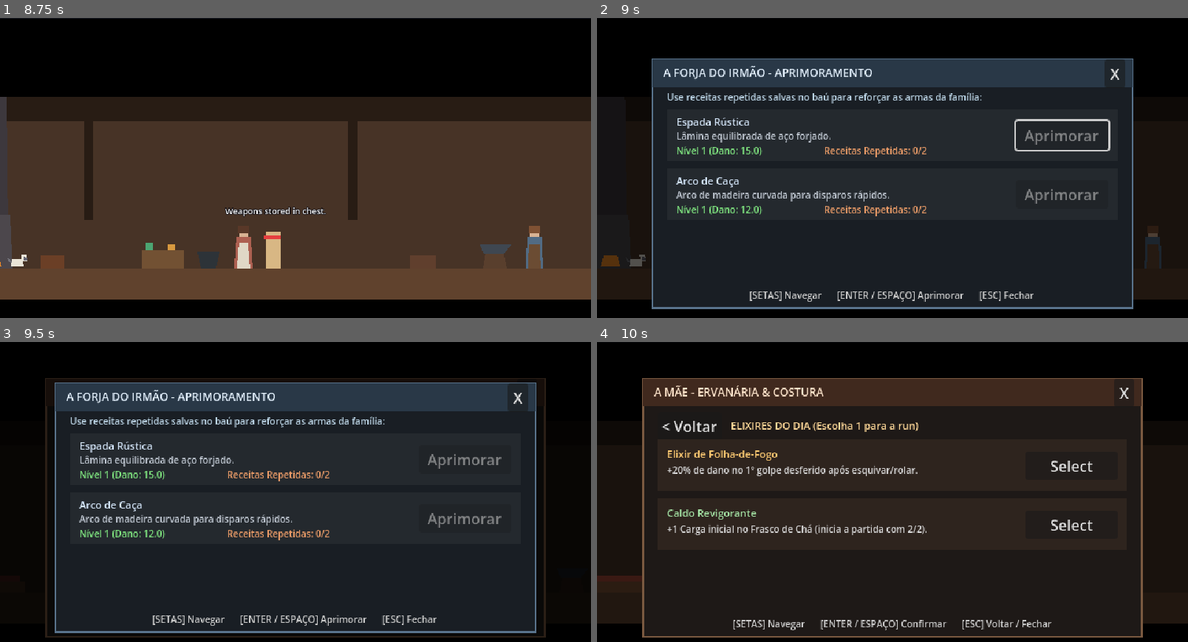
Above: before the commit, frames 1-4 (two rows, left to right).
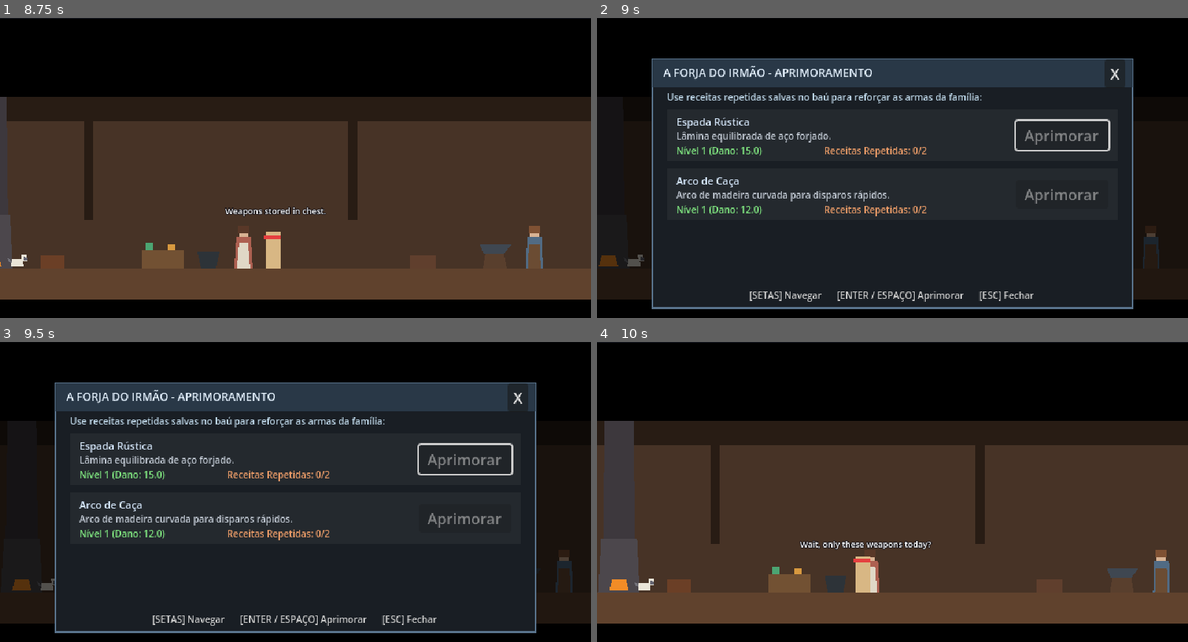
Above: after the commit, the same moments.

Repository: Theadrill/Godot-Roguelike-Prototype
Game: Godot game, scene res://src/world/hub/family_house.tscn
Same seed, same stepped clock (60 frames per second), same inputs: the game is played once before the commit and once after it.
Inputs (mouse positions are in pixels of both pictures, inside the frame that each line leads up to):
- Up to frame 1 (8.75 s): tap Enter (ui_accept) at 0.5 s; move the mouse to (395, 249) at 0.52 s; hold E (interact) 0.53-1.28 s; hold D (move_right) 0.53-2.03 s; click (395, 249) at 0.67 s; tap Space (jump) at 0.77, 0.8, 1.07, 1.35, 1.52, 1.82, 2.3, 3.02, 3.32, 4.52, 4.82, 6.02, 6.32, 7.52, 7.82, 8.3 s; move the mouse to (206, 258) at 1.27 s; click (206, 258) at 1.42 s; tap E (interact) at 1.55, 3.05, 4.35, 6.05, 7.55 s; move the mouse to (118, 135) at 2.02 s; press the mouse at (118, 135) at 2.03 s; hold A (move_left) 2.03-4.28 s; move the mouse to (325, 183) at 2.77 s; release the mouse at (325, 183) at 2.78 s; right-click (325, 183) at 2.85 s; click (325, 183) at 2.92 s; move the mouse to (206, 102) at 3.52 s; hold Space (jump) 3.53-4.28 s; tap Q (heal) at 3.6 s; click (206, 102) at 3.67 s; tap Escape (ui_cancel) at 4.15 s; move the mouse to (425, 168) at 4.27 s; hold D (move_right) 4.28-8.03 s; click (425, 168) at 4.42 s; move the mouse to (177, 201) at 5.02 s; hold Space (jump) 5.03-5.78 s; tap Keypad 2 (look_down) at 5.1 s; click (177, 201) at 5.17 s; move the mouse to (354, 111) at 5.77 s; tap Keypad 4 (look_left) at 5.85 s; click (354, 111) at 5.92 s; move the mouse to (265, 249) at 6.52 s; hold Space (jump) 6.53-7.28 s; tap Keypad 6 (look_right) at 6.6 s; click (265, 249) at 6.67 s; move the mouse to (472, 234) at 7.27 s; tap Keypad 8 (look_up) at 7.35 s; click (472, 234) at 7.42 s; move the mouse to (118, 135) at 8.02 s; hold A (move_left) from 8.03 s (still down); hold Shift (roll) from 8.03 s (still down); click (118, 135) at 8.17 s
- Up to frame 2 (9 s): keep holding A (move_left); move the mouse to (1128, 249) at 8.77 s; release Shift (roll) at 8.78 s; tap 1 (swap_weapon) at 8.85 s; click (1128, 249) at 8.92 s
- Up to frame 3 (9.5 s): keep holding A (move_left); tap Space (jump) at 9.02, 9.32 s; tap E (interact) at 9.05 s
- Up to frame 4 (10 s): release A (move_left) at 9.5 s; click "X" at 9.5 s

Frame 1 is identical in both runs. In frame 2, 0.2% of the frame differs, in the area x 0-96%, y 71-84%; in frame 3, 1.6%; in frame 4, 76%, in the area x 0-100%, y 12-99%.

Commit message:
fix(player): bloqueia movimentacao e acoes do personagem durante menus do hub

Diff:
--- a/src/core/state_machine.gd
+++ b/src/core/state_machine.gd
@@ -23,6 +23,8 @@
 		current_state.enter()
 
 func _unhandled_input(event: InputEvent) -> void:
+	if owner and "is_input_locked" in owner and owner.is_input_locked:
+		return
 	if current_state:
 		current_state.handle_input(event)
 
--- a/src/entities/player/player.gd
+++ b/src/entities/player/player.gd
@@ -84,6 +84,16 @@
 var attack_cooldown_timer: float = 0.0
 var parry_cooldown_timer: float = 0.0
 var ledge_target_position: Vector2 = Vector2.ZERO
+
+## Trava total de inputs e controles (usado durante menus, diálogos diegéticos e transições)
+var is_input_locked: bool = false:
+	set(value):
+		is_input_locked = value
+		if is_input_locked:
+			jump_buffer_timer = 0.0
+			velocity.x = 0.0
+			if state_machine:
+				state_machine.transition_to("idle")
 
 @onready var state_machine: StateMachine = $StateMachine
 @onready var collision_shape: CollisionShape2D = $CollisionShape2D
@@ -306,11 +316,14 @@
 	else:
 		coyote_timer = max(0.0, coyote_timer - delta)
 
-	if jump_buffer_timer > 0.0:
-		jump_buffer_timer = max(0.0, jump_buffer_timer - delta)
-
-	if Input.is_action_just_pressed("jump"):
-		jump_buffer_timer = jump_buffer_duration
+	if is_input_locked:
+		jump_buffer_timer = 0.0
+	else:
+		if jump_buffer_timer > 0.0:
+			jump_buffer_timer = max(0.0, jump_buffer_timer - delta)
+
+		if Input.is_action_just_pressed("jump"):
+			jump_buffer_timer = jump_buffer_duration
 
 	# Hit flash timer
 	if flash_timer > 0.0:
@@ -389,6 +402,8 @@
 		shield.has_repulsion_modifier = not shield.has_repulsion_modifier
 
 func _unhandled_input(event: InputEvent) -> void:
+	if is_input_locked:
+		return
 	if event.is_action_pressed("swap_weapon") and not event.is_echo():
 		swap_weapons()
 	elif event.is_action_pressed("cycle_weapon_debug") and not event.is_echo():
--- a/src/entities/player/states/crouch_state.gd
+++ b/src/entities/player/states/crouch_state.gd
@@ -15,6 +15,10 @@
 	player.set_crouched(false)
 
 func physics_update(delta: float) -> void:
+	if player.is_input_locked:
+		state_machine.transition_to("idle")
+		return
+
 	if not player.is_on_floor():
 		state_machine.transition_to("fall")
 		return
--- a/src/entities/player/states/idle_state.gd
+++ b/src/entities/player/states/idle_state.gd
@@ -57,6 +57,12 @@
 		state_machine.transition_to("fall")
 		return
 
+	# Se os controles do jogador estiverem travados (menus/diálogos), apenas anima a respiração sem reagir a botões
+	if player.is_input_locked:
+		_process_breathing_visuals(delta)
+		player.move_and_slide()
+		return
+
 	# Jump check (buffered or instant)
 	if player.jump_buffer_timer > 0.0:
 		player.jump_buffer_timer = 0.0
@@ -97,6 +103,10 @@
 		state_machine.transition_to("run")
 		return
 
+	_process_breathing_visuals(delta)
+	player.move_and_slide()
+
+func _process_breathing_visuals(delta: float) -> void:
 	# Continuous Breathing (Occurs constantly while idle)
 	# Feet (y = 0) stay 100% planted on the ground; only upper body squashes and stretches gently.
 	breath_time += delta
--- a/src/entities/player/states/run_state.gd
+++ b/src/entities/player/states/run_state.gd
@@ -8,6 +8,10 @@
 	player.fall_peak_y = player.global_position.y
 
 func physics_update(delta: float) -> void:
+	if player.is_input_locked:
+		state_machine.transition_to("idle")
+		return
+
 	if not player.is_on_floor():
 		state_machine.transition_to("fall")
 		return
--- a/src/ui/hub/touch_of_death_ui.gd
+++ b/src/ui/hub/touch_of_death_ui.gd
@@ -4,6 +4,7 @@
 const GamepadPromptBar = preload("res://src/ui/components/gamepad_prompt_bar.gd")
 
 signal blessing_chosen(blessing_id: String)
+signal closed
 
 @onready var btn_choose_1: Button = $MainPanel/ScrollContainer/VBox/Item1/BtnChoose
 @onready var btn_choose_2: Button = $MainPanel/ScrollContainer/VBox/Item2/BtnChoose
@@ -16,6 +17,10 @@
 	btn_choose_2.pressed.connect(func() -> void: _on_chosen("olhar_da_ruina"))
 	btn_skip.pressed.connect(func() -> void: _on_chosen(""))
 
+	var btn_close: Button = $MainPanel/TopBar.get_node_or_null("BtnClose") as Button
+	if btn_close:
+		btn_close.pressed.connect(close_ui)
+
 func open_ui() -> void:
 	visible = true
 	if prompt_bar:
@@ -25,13 +30,14 @@
 
 func close_ui() -> void:
 	visible = false
+	closed.emit()
 
 func _unhandled_input(event: InputEvent) -> void:
 	if not visible:
 		return
 	if event.is_action_pressed("ui_cancel"):
 		get_viewport().set_input_as_handled()
-		_on_chosen("") # Cancelar avança sem bênção
+		close_ui()
 
 func _on_chosen(blessing_id: String) -> void:
 	ProgressionManager.select_death_blessing(blessing_id)
--- a/src/ui/hub/touch_of_death_ui.tscn
+++ b/src/ui/hub/touch_of_death_ui.tscn
@@ -70,6 +70,22 @@
 theme_override_font_sizes/font_size = 12
 text = "O TOQUE DA MORTE - LISTA DE BÊNÇÃOS"
 vertical_alignment = 1
+
+[node name="BtnClose" type="Button" parent="MainPanel/TopBar"]
+layout_mode = 1
+anchors_preset = 6
+anchor_left = 1.0
+anchor_top = 0.5
+anchor_right = 1.0
+anchor_bottom = 0.5
+offset_left = -30.0
+offset_top = -11.0
+offset_right = -8.0
+offset_bottom = 11.0
+grow_horizontal = 0
+grow_vertical = 2
+focus_mode = 2
+text = "X"
 
 [node name="Subtitle" type="Label" parent="MainPanel"]
 layout_mode = 1
@@ -234,4 +250,4 @@
 grow_horizontal = 2
 grow_vertical = 0
 confirm_text = "Escolher"
-cancel_text = "Seguir sem Bênção"
+cancel_text = "Voltar"
--- a/src/world/hub/family_house.gd
+++ b/src/world/hub/family_house.gd
@@ -154,8 +154,11 @@
 
 	if touch_of_death_ui:
 		touch_of_death_ui.blessing_chosen.connect(_on_blessing_chosen_and_transition)
+		touch_of_death_ui.closed.connect(_on_death_ui_closed)
 
 func _unhandled_input(event: InputEvent) -> void:
+	if player and player.is_input_locked:
+		return
 	if event.is_action_pressed("interact"):
 		if _player_near_chest:
 			get_viewport().set_input_as_handled()
@@ -172,14 +175,20 @@
 
 # --- Interação com a Mãe ---
 func _on_mother_input_event(_viewport: Node, event: InputEvent, _shape_idx: int) -> void:
+	if player and player.is_input_locked:
+		return
 	if event is InputEventMouseButton and event.pressed and event.button_index == MOUSE_BUTTON_LEFT:
 		_open_mother_menu()
 
 func _open_mother_menu() -> void:
 	if mother_ui and not mother_ui.visible and not _is_transitioning:
+		if player:
+			player.is_input_locked = true
 		mother_ui.open_ui()
 
 func _on_mother_ui_closed() -> void:
+	if player:
+		player.is_input_locked = false
 	# O diálogo diegético acontece exclusivamente ao fechar a janela
 	if not player or not mother_bark:
 		return
@@ -193,14 +202,20 @@
 
 # --- Interação com o Irmão ---
 func _on_brother_input_event(_viewport: Node, event: InputEvent, _shape_idx: int) -> void:
+	if player and player.is_input_locked:
+		return
 	if event is InputEventMouseButton and event.pressed and event.button_index == MOUSE_BUTTON_LEFT:
 		_open_brother_menu()
 
 func _open_brother_menu() -> void:
 	if brother_ui and not brother_ui.visible and not _is_transitioning:
+		if player:
+			player.is_input_locked = true
 		brother_ui.open_ui()
 
 func _on_brother_ui_closed() -> void:
+	if player:
+		player.is_input_locked = false
 	# O diálogo diegético acontece exclusivamente ao fechar a janela
 	if not player or not brother_bark:
 		return
@@ -214,11 +229,13 @@
 
 # --- Interação com o Baú de Armas ---
 func _on_chest_input_event(_viewport: Node, event: InputEvent, _shape_idx: int) -> void:
+	if player and player.is_input_locked:
+		return
 	if event is InputEventMouseButton and event.pressed and event.button_index == MOUSE_BUTTON_LEFT:
 		_toggle_weapons()
 
 func _toggle_weapons() -> void:
-	if not player:
+	if not player or player.is_input_locked:
 		return
 	ProgressionManager.are_weapons_equipped = not ProgressionManager.are_weapons_equipped
 	if ProgressionManager.are_weapons_equipped:
@@ -237,22 +254,33 @@
 
 # --- Interação com a Morte & Sequência do Portal ---
 func _on_exit_portal_entered(body: Node2D) -> void:
-	if _is_transitioning or body != player:
+	if _is_transitioning or body != player or (player and player.is_input_locked):
 		return
 	_player_near_death = true
 	_open_death_menu()
 
 func _on_exit_portal_input_event(_viewport: Node, event: InputEvent, _shape_idx: int) -> void:
+	if player and player.is_input_locked:
+		return
 	if event is InputEventMouseButton and event.pressed and event.button_index == MOUSE_BUTTON_LEFT:
 		_open_death_menu()
 
 func _open_death_menu() -> void:
 	if touch_of_death_ui and not touch_of_death_ui.visible and not _is_transitioning:
+		if player:
+			player.is_input_locked = true
 		touch_of_death_ui.open_ui()
+
+func _on_death_ui_closed() -> void:
+	if player:
+		player.is_input_locked = false
 
 func _on_blessing_chosen_and_transition(_blessing_id: String) -> void:
 	if _is_transitioning:
 		return
+	_is_transitioning = true
+	if player:
+		player.is_input_locked = true
 	_is_transitioning = true
 
 	# 1. Ativa o vórtice na porta escura e anima o preenchimento da espiral esmeralda
--- a/src/world/hub/weapon_pedestal.gd
+++ b/src/world/hub/weapon_pedestal.gd
@@ -60,7 +60,7 @@
 func interact() -> void:
 	if not _player_ref:
 		_player_ref = get_tree().get_first_node_in_group("player") as Player
-	if not _player_ref:
+	if not _player_ref or _player_ref.is_input_locked:
 		return
 
 	var is_unlocked: bool = _check_is_unlocked()
Not shown, added: src/core/enemy_category.gd.uid
Binary file changed: src/core/localization/translations.en_US.translation
Binary file changed: src/core/localization/translations.pt_BR.translation
Not shown, added: src/world/hub/weapon_pedestal.gd.uid
